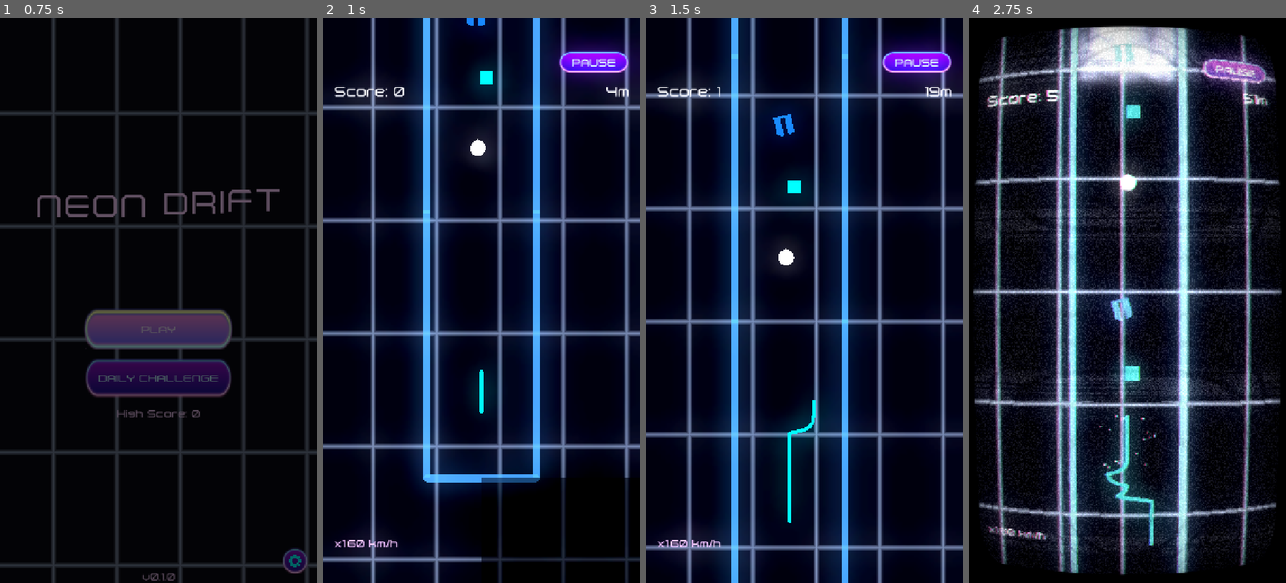
Above: before the commit, frames 1-4 (left to right).
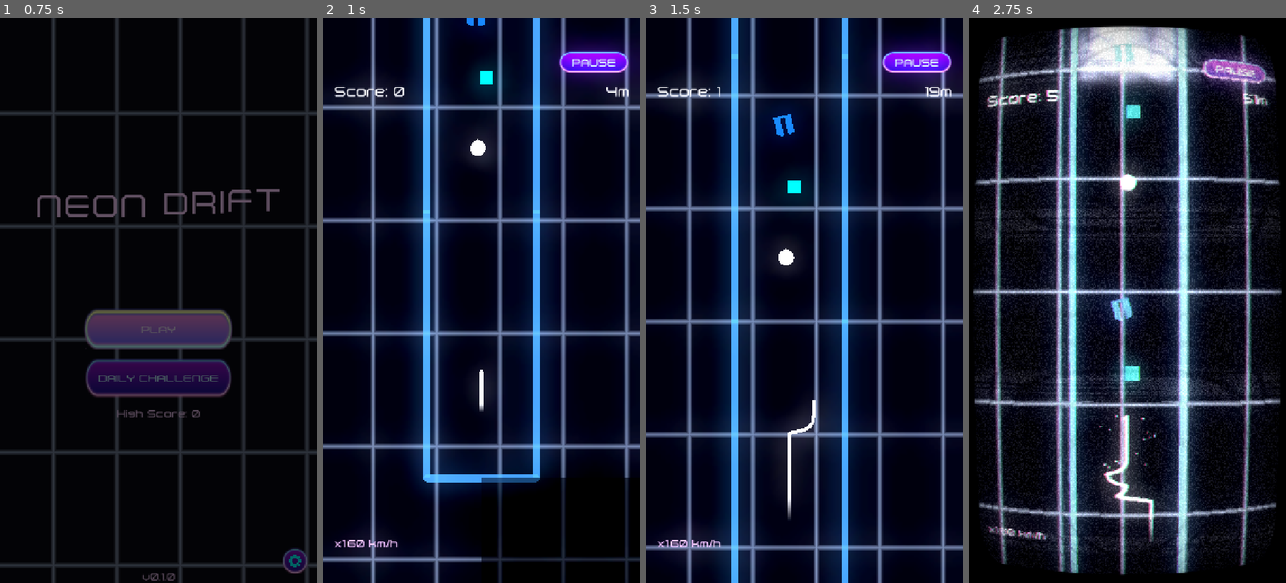
Above: after the commit, the same moments.

Repository: topher235/neon-drifter
Game: Godot game, scene res://scenes/main/main.tscn
Same seed, same stepped clock (60 frames per second), same inputs: the game is played once before the commit and once after it.
Inputs (mouse positions are in pixels of both pictures, inside the frame that each line leads up to):
- Up to frame 1 (0.75 s): click "PLAY" at 0.5 s
- Up to frame 2 (1 s): no input
- Up to frame 3 (1.5 s): tap Enter (ui_accept) at 1.25 s; move the mouse to (874, 272) at 1.27 s; press the mouse at (874, 272) at 1.28 s
- Up to frame 4 (2.75 s): tap Enter (ui_accept) at 1.52, 2.27 s; move the mouse to (1064, 328) at 2.02 s; release the mouse at (1064, 328) at 2.03 s; click (1064, 328) at 2.1 s

Frame 1 is identical in both runs. In frame 2, 0.1% of the frame differs, in the area x 49-53%, y 62-70%; in frame 3, 0.6%; in frame 4, 1.3%, in the area x 42-59%, y 70-94%.
Error before the commit: Invalid access to property or key 'cyan_default' on a base object of type 'Dictionary'. (res://autoload/cosmetic_manager.gd:70)

Commit message:
Render curved segments

Diff:
--- a/autoload/cosmetic_manager.gd
+++ b/autoload/cosmetic_manager.gd
@@ -6,7 +6,7 @@
 signal cosmetic_changed(cosmetic: TrailCosmetic)
 signal cosmetic_unlocked(cosmetic_id: String)
 var cosmetics: Dictionary        = {}  # cosmetic_id -> TrailCosmetic
-var selected_cosmetic_id: String = "white_default"
+var selected_cosmetic_id: String = "default"
 
 
 func _ready() -> void:
@@ -19,14 +19,14 @@
 
     # Default White Trail
     var white_cosmetic = TrailCosmetic.new()
-    white_cosmetic.cosmetic_id = "white_default"
+    white_cosmetic.cosmetic_id = "default"
     white_cosmetic.cosmetic_name = "White"
     white_cosmetic.cosmetic_type = TrailCosmetic.CosmenticType.SOLID
     white_cosmetic.solid_color = Color(1, 1, 1)  # White
     white_cosmetic.unlocked_by_default = true
     white_cosmetic.buyable = false  # Default cosmetic, not purchasable
     white_cosmetic.orb_cost = 0
-    cosmetics["white_default"] = white_cosmetic
+    cosmetics["default"] = white_cosmetic
 
     # Cyan Trail
     var cyan_cosmetic = TrailCosmetic.new()
@@ -67,7 +67,7 @@
 
 func get_cosmetic(cosmetic_id: String) -> TrailCosmetic:
     """Get a cosmetic by ID"""
-    return cosmetics.get(cosmetic_id, cosmetics["cyan_default"])
+    return cosmetics.get(cosmetic_id, cosmetics["default"])
 
 
 func get_selected_cosmetic() -> TrailCosmetic:
--- a/scenes/segments/base_segment.gd
+++ b/scenes/segments/base_segment.gd
@@ -149,16 +149,94 @@
 
     var half_width = segment_data.tunnel_width / 2.0  # Always 125.0
     var length = segment_data.segment_length
-
-    # All tunnels are now 250px wide, so walls are at fixed positions
-    var wall_line_position = half_width
     var wall_thickness = 16.0
 
-    # Create left wall with collision
-    _create_wall_with_collision(Vector2(-wall_line_position, 0), Vector2(-wall_line_position, -length), wall_thickness)
-
-    # Create right wall with collision
-    _create_wall_with_collision(Vector2(wall_line_position, 0), Vector2(wall_line_position, -length), wall_thickness)
+    # Check if this is a curved segment
+    if abs(segment_data.curvature) < 0.1:
+        # Straight tunnel - use simple line
+        _create_wall_with_collision(Vector2(-half_width, 0), Vector2(-half_width, -length), wall_thickness)
+        _create_wall_with_collision(Vector2(half_width, 0), Vector2(half_width, -length), wall_thickness)
+    else:
+        # Curved tunnel - use smooth curve
+        _create_curved_walls(half_width, length, segment_data.curvature, wall_thickness)
+
+func _create_curved_walls(half_width: float, length: float, curvature_degrees: float, thickness: float) -> void:
+    # Generate smooth curved walls using a sine-based curve
+    # Negative curvature = curve left, positive = curve right
+
+    var num_points = max(int(length / 20.0), 10)  # Point every ~20px, minimum 10 points
+    var left_points: PackedVector2Array = []
+    var right_points: PackedVector2Array = []
+
+    # Calculate curve intensity based on curvature
+    # Use sine wave for smooth S-curve effect
+    var curve_intensity = curvature_degrees / 60.0  # Normalize to -1 to 1 range
+
+    for i in range(num_points + 1):
+        var t = float(i) / float(num_points)
+        var y = -length * t  # Negative Y = upward
+
+        # Smooth curve using sine wave
+        # sin(t * PI) creates a smooth bulge from 0 to 1 (starts at 0, peaks at 0.5, ends at 0)
+        var curve_offset = sin(t * PI) * half_width * 0.4 * curve_intensity
+
+        left_points.append(Vector2(-half_width + curve_offset, y))
+        right_points.append(Vector2(half_width + curve_offset, y))
+
+    # Create curved walls with Line2D and collision
+    _create_curved_wall_line(left_points, thickness)
+    _create_curved_wall_line(right_points, thickness)
+
+func _create_curved_wall_line(points: PackedVector2Array, thickness: float) -> void:
+    # Create visual curved wall using Line2D
+    var wall_visual = Line2D.new()
+    for point in points:
+        wall_visual.add_point(point)
+
+    wall_visual.width = thickness
+    wall_visual.default_color = Color(0.4, 0.7, 1.0, 0.8)
+    wall_visual.begin_cap_mode = Line2D.LINE_CAP_NONE  # No cap at segment boundary
+    wall_visual.end_cap_mode = Line2D.LINE_CAP_BOX     # Cap at far end
+    wall_visual.joint_mode = Line2D.LINE_JOINT_ROUND   # Smooth joints for curves
+    wall_visual.antialiased = true
+
+    walls_container.add_child(wall_visual)
+
+    # Create collision along the curved path
+    # Use multiple small segments for accurate collision
+    var num_collision_segments = max(int(points.size() / 3), 3)  # Fewer collision segments than visual points
+
+    for i in range(num_collision_segments):
+        var segment_start_idx = int(float(i) / float(num_collision_segments) * (points.size() - 1))
+        var segment_end_idx = int(float(i + 1) / float(num_collision_segments) * (points.size() - 1))
+
+        var start_pos = points[segment_start_idx]
+        var end_pos = points[segment_end_idx]
+
+        # Create StaticBody2D for this segment
+        var wall_collision = StaticBody2D.new()
+        var collision_shape = CollisionShape2D.new()
+        var shape = RectangleShape2D.new()
+
+        # Calculate segment dimensions and position
+        var segment_length = start_pos.distance_to(end_pos)
+        var segment_angle = start_pos.angle_to_point(end_pos)
+
+        shape.size = Vector2(thickness, segment_length)
+
+        # Position at midpoint and rotate to match segment direction
+        var midpoint = (start_pos + end_pos) / 2.0
+        wall_collision.position = midpoint
+        wall_collision.rotation = segment_angle + PI / 2.0  # Rotate to align with segment
+
+        collision_shape.shape = shape
+        wall_collision.add_child(collision_shape)
+
+        # Set collision layers: walls on layer 8
+        wall_collision.collision_layer = 8
+        wall_collision.collision_mask = 0  # Walls don't detect anything, just block
+
+        walls_container.add_child(wall_collision)
 
 func _create_wall_with_collision(start_pos: Vector2, end_pos: Vector2, thickness: float) -> void:
     # Create visual wall (Line2D)
Not shown, changed: cosmetics.md
